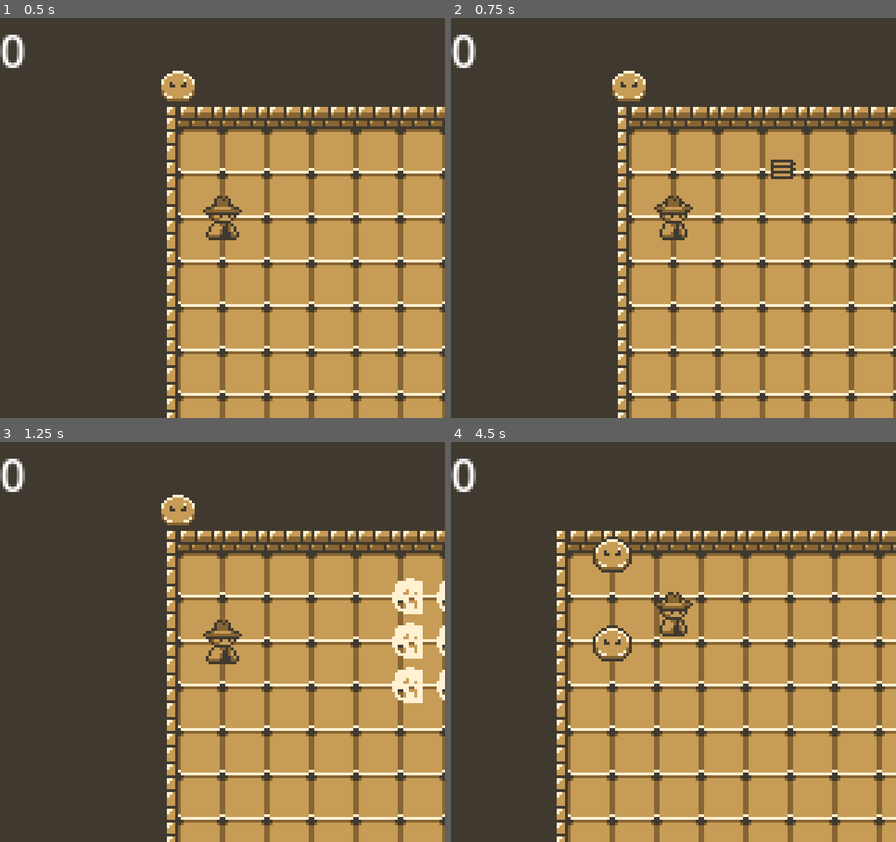
Above: before the commit, frames 1-4 (two rows, left to right).
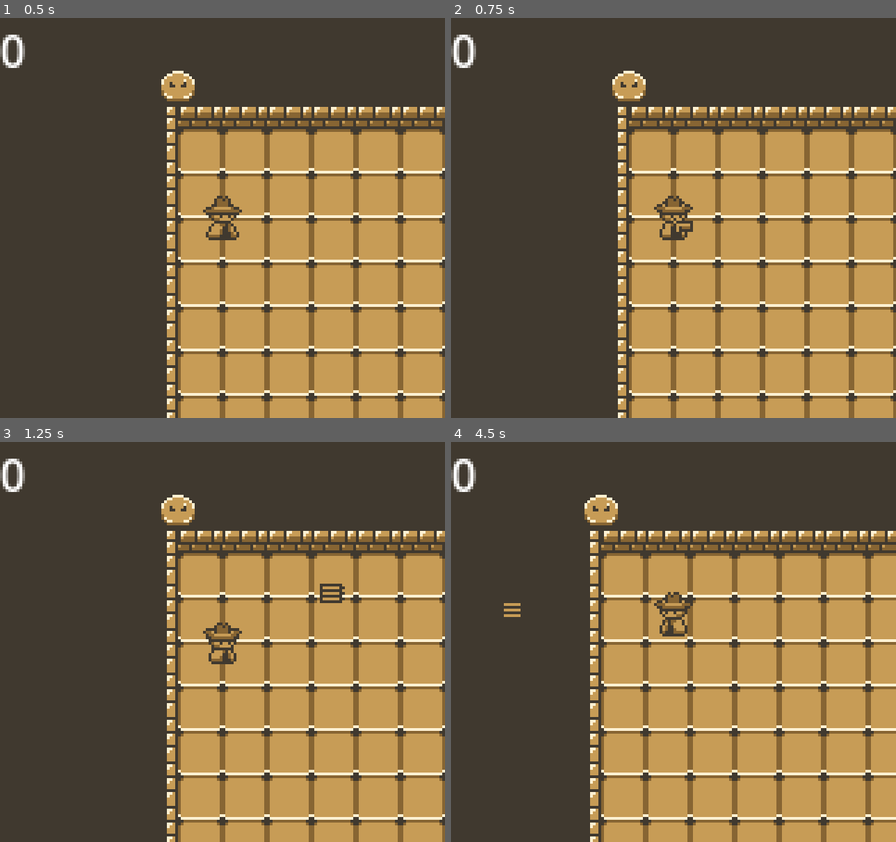
Above: after the commit, the same moments.

Repository: ThGnommy/gb-jam-13
Game: Godot game, scene res://scenes/levels/FabioTest.tscn
Two runs of this game, one before a commit and one after it. Both use one fixed random seed, a clock stepped at 60 frames per second and the inputs below.
Inputs:
- Up to frame 1 (0.5 s): no input
- Up to frame 2 (0.75 s): hold D (right, bound only after the commit) from 0.53 s (still down); hold Z (fire) from 0.53 s (still down)
- Up to frame 3 (1.25 s): keep holding D (right, bound only after the commit); keep holding Z (fire)
- Up to frame 4 (4.5 s): release D (right, bound only after the commit) at 1.28 s; release Z (fire) at 1.28 s; hold S (down, bound only after the commit) 1.28-2.03 s; tap Z (fire) at 1.35, 2.3, 2.85 s; hold D (right, bound only after the commit) 2.03-2.78 s; hold X (move) 2.03-2.78 s; hold W (shootUp, bound only before the commit) 2.78-3.53 s; hold Z (fire) 3.53-4.28 s; hold A (left, bound only after the commit) from 3.53 s (still down); tap X (move) at 4.35 s

Frame 1 is identical in both runs. In frame 2, 0.3% of the frame differs, in the area x 49-78%, y 35-55%; in frame 3, 2.1%; in frame 4, 22%, in the area x 11-100%, y 13-100%.

Commit message:
fix shoot animation for player

Diff:
--- a/project.godot
+++ b/project.godot
@@ -65,55 +65,20 @@
 }
 right={
 "deadzone": 0.5,
-"events": [Object(InputEventKey,"resource_local_to_scene":fa …(140 unchanged characters)… d":false,"keycode":0,"physical_keycode":4194321,"key_label":0,"unicode":0,"location":0,"echo":false,"script":null)
+"events": [Object(InputEventKey,"resource_local_to_scene":fa …(140 unchanged characters)… d":false,"keycode":0,"physical_keycode":68,"key_label":0,"unicode":100,"location":0,"echo":false,"script":null)
 ]
 }
 left={
 "deadzone": 0.5,
-"events": [Object(InputEventKey,"resource_local_to_scene":fa …(140 unchanged characters)… d":false,"keycode":0,"physical_keycode":4194319,"key_label":0,"unicode":0,"location":0,"echo":false,"script":null)
+"events": [Object(InputEventKey,"resource_local_to_scene":fa …(140 unchanged characters)… d":false,"keycode":0,"physical_keycode":65,"key_label":0,"unicode":97,"location":0,"echo":false,"script":null)
 ]
 }
 up={
 "deadzone": 0.2,
-"events": [Object(InputEventKey,"resource_local_to_scene":fa …(140 unchanged characters)… d":false,"keycode":0,"physical_keycode":4194320,"key_label":0,"unicode":0,"location":0,"echo":false,"script":null)
+"events": [Object(InputEventKey,"resource_local_to_scene":fa …(140 unchanged characters)… d":false,"keycode":0,"physical_keycode":87,"key_label":0,"unicode":119,"location":0,"echo":false,"script":null)
 ]
 }
 down={
-"deadzone": 0.2,
-"events": [Object(InputEventKey,"resource_local_to_scene":false,"resource_name":"","device":-1,"window_id":0,"alt_pressed":false,"shift_pressed":false,"ctrl_pressed":false,"meta_pressed":false,"pressed":false,"keycode":0,"physical_keycode":4194322,"key_label":0,"unicode":0,"location":0,"echo":false,"script":null)
-]
-}
-Jump={
-"deadzone": 0.5,
-"events": [Object(InputEventKey,"resource_local_to_scene":false,"resource_name":"","device":-1,"window_id":0,"alt_pressed":false,"shift_pressed":false,"ctrl_pressed":false,"meta_pressed":false,"pressed":false,"keycode":0,"physical_keycode":88,"key_label":0,"unicode":120,"location":0,"echo":false,"script":null)
-]
-}
-Launch={
-"deadzone": 0.5,
-"events": [Object(InputEventKey,"resource_local_to_scene":false,"resource_name":"","device":-1,"window_id":0,"alt_pressed":false,"shift_pressed":false,"ctrl_pressed":false,"meta_pressed":false,"pressed":false,"keycode":0,"physical_keycode":90,"key_label":0,"unicode":122,"location":0,"echo":false,"script":null)
-]
-}
-Up={
-"deadzone": 0.5,
-"events": [Object(InputEventKey,"resource_local_to_scene":false,"resource_name":"","device":-1,"window_id":0,"alt_pressed":false,"shift_pressed":false,"ctrl_pressed":false,"meta_pressed":false,"pressed":false,"keycode":0,"physical_keycode":4194320,"key_label":0,"unicode":0,"location":0,"echo":false,"script":null)
-]
-}
-shootRight={
-"deadzone": 0.2,
-"events": [Object(InputEventKey,"resource_local_to_scene":false,"resource_name":"","device":-1,"window_id":0,"alt_pressed":false,"shift_pressed":false,"ctrl_pressed":false,"meta_pressed":false,"pressed":false,"keycode":0,"physical_keycode":68,"key_label":0,"unicode":100,"location":0,"echo":false,"script":null)
-]
-}
-shootLeft={
-"deadzone": 0.2,
-"events": [Object(InputEventKey,"resource_local_to_scene":false,"resource_name":"","device":-1,"window_id":0,"alt_pressed":false,"shift_pressed":false,"ctrl_pressed":false,"meta_pressed":false,"pressed":false,"keycode":0,"physical_keycode":65,"key_label":0,"unicode":97,"location":0,"echo":false,"script":null)
-]
-}
-shootUp={
-"deadzone": 0.2,
-"events": [Object(InputEventKey,"resource_local_to_scene":false,"resource_name":"","device":-1,"window_id":0,"alt_pressed":false,"shift_pressed":false,"ctrl_pressed":false,"meta_pressed":false,"pressed":false,"keycode":0,"physical_keycode":87,"key_label":0,"unicode":119,"location":0,"echo":false,"script":null)
-]
-}
-shootDown={
 "deadzone": 0.2,
 "events": [Object(InputEventKey,"resource_local_to_scene":false,"resource_name":"","device":-1,"window_id":0,"alt_press …(192 unchanged characters)…
 ]
--- a/scenes/objects/player.tscn
+++ b/scenes/objects/player.tscn
@@ -93,19 +93,19 @@
 
 [sub_resource type="AtlasTexture" id="AtlasTexture_2iaiu"]
 atlas = ExtResource("2_2147m")
-region = Rect2(0, 120, 16, 24)
+region = Rect2(0, 72, 16, 24)
 
 [sub_resource type="AtlasTexture" id="AtlasTexture_ae4o8"]
 atlas = ExtResource("2_2147m")
-region = Rect2(16, 120, 16, 24)
+region = Rect2(16, 72, 16, 24)
 
 [sub_resource type="AtlasTexture" id="AtlasTexture_g4pvk"]
 atlas = ExtResource("2_2147m")
-region = Rect2(32, 120, 16, 24)
+region = Rect2(32, 72, 16, 24)
 
 [sub_resource type="AtlasTexture" id="AtlasTexture_fcc4x"]
 atlas = ExtResource("2_2147m")
-region = Rect2(48, 120, 16, 24)
+region = Rect2(48, 72, 16, 24)
 
 [sub_resource type="AtlasTexture" id="AtlasTexture_37b34"]
 atlas = ExtResource("2_2147m")
@@ -173,7 +173,7 @@
 }],
 "loop": true,
 "name": &"idle_down",
-"speed": 5.0
+"speed": 6.0
 }, {
 "frames": [{
 "duration": 1.0,
@@ -190,7 +190,7 @@
 }],
 "loop": true,
 "name": &"idle_top",
-"speed": 8.0
+"speed": 6.0
 }, {
 "frames": [{
 "duration": 1.0,
@@ -322,7 +322,7 @@
 
 [node name="AnimatedSprite2D" type="AnimatedSprite2D" parent="."]
 sprite_frames = SubResource("SpriteFrames_2147m")
-animation = &"idle_down"
+animation = &"shootDown"
 autoplay = "idle"
 
 [node name="AnimationPlayer" type="AnimationPlayer" parent="."]
--- a/scenes/scripts/player.gd
+++ b/scenes/scripts/player.gd
@@ -105,21 +105,24 @@
 		return
 
 	match player_direction:
-		Vector2.RIGHT:
+		Vector2i.RIGHT:
 			anim.flip_h = false
-			anim.play("shootRight")
+			anim.animation = "shootRight"
 			await anim.animation_finished
 			set_idle_animation()
-		Vector2.LEFT:
+		Vector2i.LEFT:
 			anim.flip_h = true
-			anim.play("shootRight")
+			anim.animation = "shootRight"
 			await anim.animation_finished
-		Vector2.UP:
-			anim.play("shootUp")
+			set_idle_animation()
+		Vector2i.UP:
+			anim.animation = "shootUp"
 			await anim.animation_finished
-		Vector2.DOWN:
-			anim.play("shootDown")
+			set_idle_animation()
+		Vector2i.DOWN:
+			anim.animation = "shootDown"
 			await anim.animation_finished
+			set_idle_animation()
 
 	# Choose a random bullet from the remaining bullets
 	var random_chamber = randi() % remaining_bullets.size()
